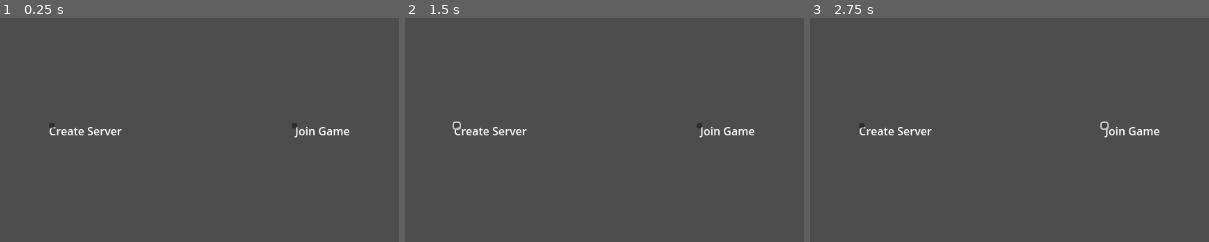
Above: before the commit, frames 1-3 (left to right).
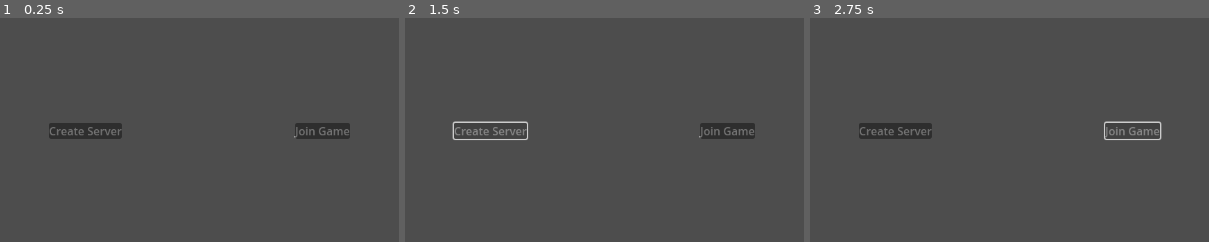
Above: after the commit, the same moments.

Repository: lethalgem/godot-multiplayer-test
Game: Godot game, scene res://scenes/multiplayer_test.tscn
Two runs of this game, one before a commit and one after it. Both use one fixed random seed, a clock stepped at 60 frames per second and the inputs below. The project has no main scene, so this scene is started directly.
Inputs (mouse positions are % of the whole screen's width and height, from its top left; square brackets give the same spot before the commit, where the layout moved):
- Up to frame 1 (0.25 s): no input
- Up to frame 2 (1.5 s): tap Enter at 0.5 s; click (36, 50) [32, 49] at 1.25 s
- Up to frame 3 (2.75 s): click (65, 50) [62, 49] at 2 s
The pictures show only the part of the screen within x 25-75%, y 25-75%; the shares and areas given below are measured in that part.

The runs differ from the first frame. In frame 1, 2.2% of the frame differs, in the area x 12-88%, y 46-55%; in frame 2, 1.7%; in frame 3, 1.8%.
Error in both runs: Invalid operands 'String' and 'Dictionary' in operator '+'. (res://scripts/lobby.gd:38)

Commit message:
Bigger Button

Diff:
--- a/scenes/UI.tscn
+++ b/scenes/UI.tscn
@@ -27,18 +27,24 @@
 text = "Create Server"
 
 [node name="Host Button" type="Button" parent="HBoxContainer/Host Game"]
-layout_mode = 0
-offset_right = 8.0
-offset_bottom = 8.0
+layout_mode = 1
+anchors_preset = 15
+anchor_right = 1.0
+anchor_bottom = 1.0
+grow_horizontal = 2
+grow_vertical = 2
 
 [node name="Join Game" type="Label" parent="HBoxContainer"]
 layout_mode = 2
 text = "Join Game"
 
 [node name="Join Button" type="Button" parent="HBoxContainer/Join Game"]
-offset_left = -5.0
-offset_right = 3.0
-offset_bottom = 8.0
+layout_mode = 1
+anchors_preset = 15
+anchor_right = 1.0
+anchor_bottom = 1.0
+grow_horizontal = 2
+grow_vertical = 2
 
 [connection signal="pressed" from="HBoxContainer/Host Game/Host Button" to="." method="_on_host_button_pressed"]
 [connection signal="pressed" from="HBoxContainer/Join Game/Join Button" to="." method="_on_join_button_pressed"]
